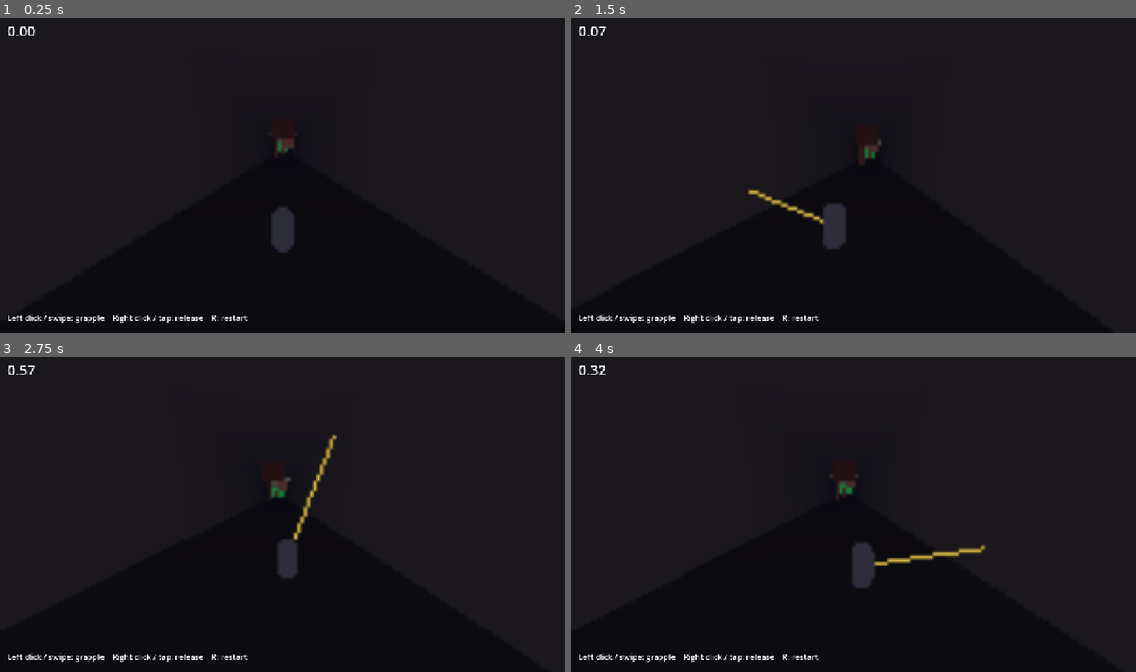
Above: before the commit, frames 1-4 (two rows, left to right).
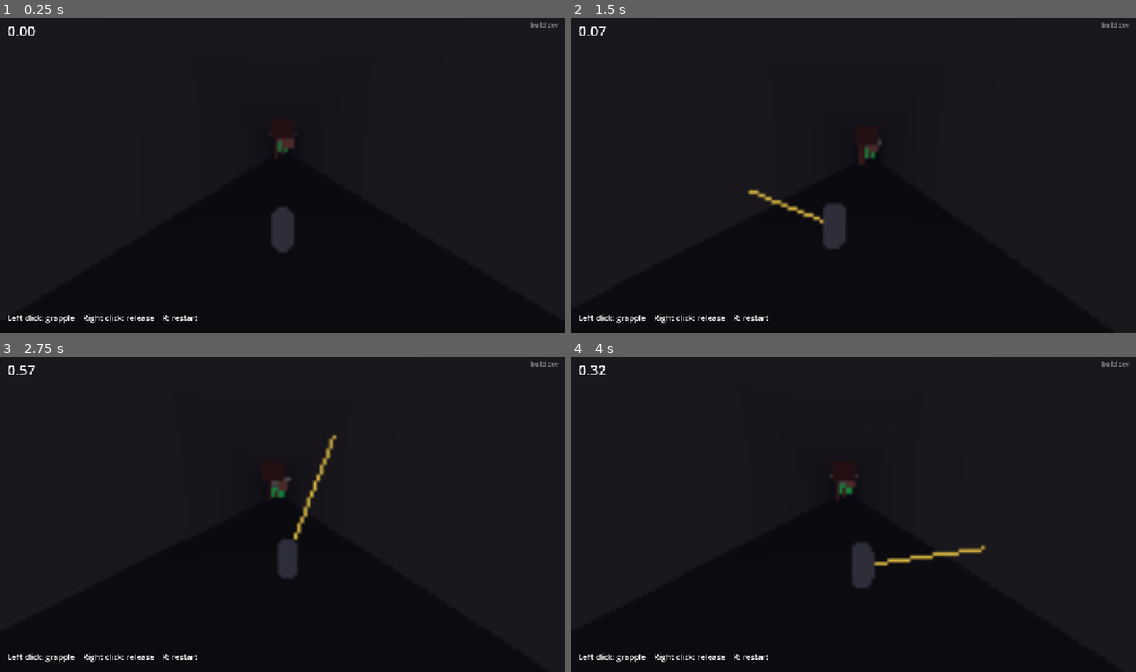
Above: after the commit, the same moments.

Repository: j4nric/Grappling-hook-app
Game: Godot game, scene res://scenes/main.tscn
The game is run twice, just before and just after one commit, with the same random seed, the same clock (stepped at 60 frames per second) and the same inputs.
Inputs (mouse positions are in pixels of both pictures, inside the frame that each line leads up to):
- Up to frame 1 (0.25 s): no input
- Up to frame 2 (1.5 s): tap Enter at 0.5 s; move the mouse to (977, 159) at 0.52 s; tap R at 0.6, 1.35 s; click (977, 159) at 0.67 s; move the mouse to (740, 191) at 1.27 s; click (740, 191) at 1.42 s
- Up to frame 3 (2.75 s): move the mouse to (339, 442) at 2.02 s; tap R at 2.1 s; click (339, 442) at 2.17 s
- Up to frame 4 (4 s): move the mouse to (825, 577) at 2.77 s; tap R at 2.85, 3.6 s; click (825, 577) at 2.92 s; move the mouse to (1023, 561) at 3.52 s; click (1023, 561) at 3.67 s

The runs differ from the first frame. In frame 1, 0.4% of the frame differs, in the area x 7-99%, y 1-97%; in frame 2, 0.4%; in frame 3, 0.4%; in frame 4, 0.4%.

Commit message:
Web-Build für schnelles Testen auf dem Handy
- GitHub Actions baut bei jedem Push auf main den Web-Export (Godot 4.7.2,
  ohne Threads) und veröffentlicht ihn auf GitHub Pages
- Build-Version (Commit-Hash) im HUD, eindeutiger Paketname gegen Caching
- Zwei-Finger-Tipp startet neu, Touch-Hinweise und Querformat-Hinweis im HUD
- Home-Bildschirm-Vollbild für iOS über Meta-Tags

Co-Authored-By: Claude Opus 5.5 <noreply@anthropic.com>
Claude-Session: https://claude.ai/code/session_01NprrisYecDf1UXiA34pvZx

Diff:
--- a/project.godot
+++ b/project.godot
@@ -9,6 +9,8 @@
 run/main_scene="res://scenes/main.tscn"
 config/features=PackedStringArray("4.4", "Mobile")
 config/icon="res://icon.svg"
+; Overwritten by CI with the commit hash, shown in the HUD.
+config/version="dev"
 
 [autoload]
 
@@ -35,6 +37,8 @@
 
 renderer/rendering_method="mobile"
 renderer/rendering_method.mobile="mobile"
+; Browsers only support WebGL 2 -> Compatibility renderer for the web build.
+renderer/rendering_method.web="gl_compatibility"
 scaling_3d/scale=0.35
 textures/canvas_textures/default_texture_filter=0
 textures/default_filters/texture_filter=0
--- a/scenes/main.tscn
+++ b/scenes/main.tscn
@@ -48,13 +48,29 @@
 text = "0.00"
 
 [node name="HintLabel" type="Label" parent="HUD"]
-anchors_preset = 2
+anchors_preset = 12
 anchor_top = 1.0
+anchor_right = 1.0
 anchor_bottom = 1.0
 offset_left = 16.0
 offset_top = -48.0
-offset_right = 1000.0
+offset_right = -16.0
 offset_bottom = -16.0
 grow_vertical = 0
 theme_override_font_sizes/font_size = 18
+autowrap_mode = 3
 text = "Left click / swipe: grapple    Right click / tap: release    R: restart"
+
+[node name="VersionLabel" type="Label" parent="HUD"]
+modulate = Color(1, 1, 1, 0.5)
+anchors_preset = 1
+anchor_left = 1.0
+anchor_right = 1.0
+offset_left = -316.0
+offset_top = 12.0
+offset_right = -16.0
+offset_bottom = 36.0
+grow_horizontal = 0
+theme_override_font_sizes/font_size = 14
+text = "build dev"
+horizontal_alignment = 2
--- a/scripts/game.gd
+++ b/scripts/game.gd
@@ -8,12 +8,15 @@
 @onready var finish: Area3D = $TestTunnel/Finish
 @onready var time_label: Label = $HUD/TimeLabel
 @onready var hint_label: Label = $HUD/HintLabel
+@onready var version_label: Label = $HUD/VersionLabel
 
 var _start_position := Vector3.ZERO
 var _elapsed := 0.0
 var _running := false
 var _finished := false
 var _best := INF
+var _touch := DisplayServer.is_touchscreen_available()
+var _portrait := false
 
 
 func _ready() -> void:
@@ -22,6 +25,7 @@
 	InputRouter.restart_requested.connect(restart)
 	InputRouter.grapple_requested.connect(_on_any_input)
 	InputRouter.release_requested.connect(_on_any_input)
+	version_label.text = "build %s" % ProjectSettings.get_setting("application/config/version", "dev")
 	_update_hint()
 
 
@@ -31,6 +35,11 @@
 	if player.global_position.y < kill_y:
 		restart()
 	time_label.text = "%.2f" % _elapsed
+	var size := get_viewport().get_visible_rect().size
+	var portrait := size.y > size.x
+	if portrait != _portrait:
+		_portrait = portrait
+		_update_hint()
 
 
 func restart() -> void:
@@ -58,8 +67,14 @@
 
 
 func _update_hint() -> void:
+	var restart_text := "two-finger tap" if _touch else "click"
 	if _finished:
-		hint_label.text = "Finished in %.2f s  |  Best: %.2f s  |  Click/tap to restart" % [_elapsed, _best]
+		hint_label.text = "Finished in %.2f s  |  Best: %.2f s  |  Tap/%s to restart" % [_elapsed, _best, restart_text]
+		return
+	var best_text := "" if _best == INF else "   Best: %.2f s" % _best
+	if _portrait:
+		hint_label.text = "Rotate your phone to landscape" + best_text
+	elif _touch:
+		hint_label.text = "Swipe: grapple    Tap: release    Two-finger tap: restart" + best_text
 	else:
-		var best_text := "" if _best == INF else "   Best: %.2f s" % _best
-		hint_label.text = "Left click / swipe: grapple    Right click / tap: release    R: restart" + best_text
+		hint_label.text = "Left click: grapple    Right click: release    R: restart" + best_text
--- a/scripts/input_router.gd
+++ b/scripts/input_router.gd
@@ -9,6 +9,7 @@
 ## Touch:    swipe       -> grapple at swipe end point (swipe vector + duration
 ##                          are passed along for the later "throw" feel)
 ##           tap         -> release
+##           two-finger tap -> restart level
 
 signal grapple_requested(screen_pos: Vector2, swipe: Vector2, duration: float)
 signal release_requested
@@ -21,6 +22,9 @@
 var _touch_active := false
 var _touch_start_pos := Vector2.ZERO
 var _touch_start_time := 0.0
+var _touch_count := 0
+## Set once a second finger touches; the gesture then only counts as restart.
+var _multi_touch := false
 
 
 func _unhandled_input(event: InputEvent) -> void:
@@ -34,12 +38,24 @@
 		restart_requested.emit()
 
 	# --- Touch ---------------------------------------------------------------
-	elif event is InputEventScreenTouch and event.index == 0:
+	elif event is InputEventScreenTouch:
 		if event.pressed:
-			_touch_active = true
-			_touch_start_pos = event.position
-			_touch_start_time = _now()
-		elif _touch_active:
+			_touch_count += 1
+			if event.index == 0:
+				_touch_active = true
+				_multi_touch = false
+				_touch_start_pos = event.position
+				_touch_start_time = _now()
+			else:
+				_multi_touch = true
+			return
+		_touch_count = maxi(0, _touch_count - 1)
+		if _multi_touch:
+			_touch_active = false
+			if _touch_count == 0:
+				_multi_touch = false
+				restart_requested.emit()
+		elif event.index == 0 and _touch_active:
 			_touch_active = false
 			var swipe: Vector2 = event.position - _touch_start_pos
 			var duration: float = _now() - _touch_start_time
Not shown, added: export_presets.cfg
Not shown, added: icon.svg.import
Not shown, added: scripts/camera_rig.gd.uid
Not shown, added: scripts/game.gd.uid
Not shown, added: scripts/grapple_rope.gd.uid
Not shown, added: scripts/input_router.gd.uid
Not shown, added: scripts/player.gd.uid
Not shown, added: .github/workflows/web.yml
Not shown, changed: CLAUDE.md
Not shown, changed: README.md
Not shown, changed: docs/design.md
Not shown, changed: docs/roadmap.md
